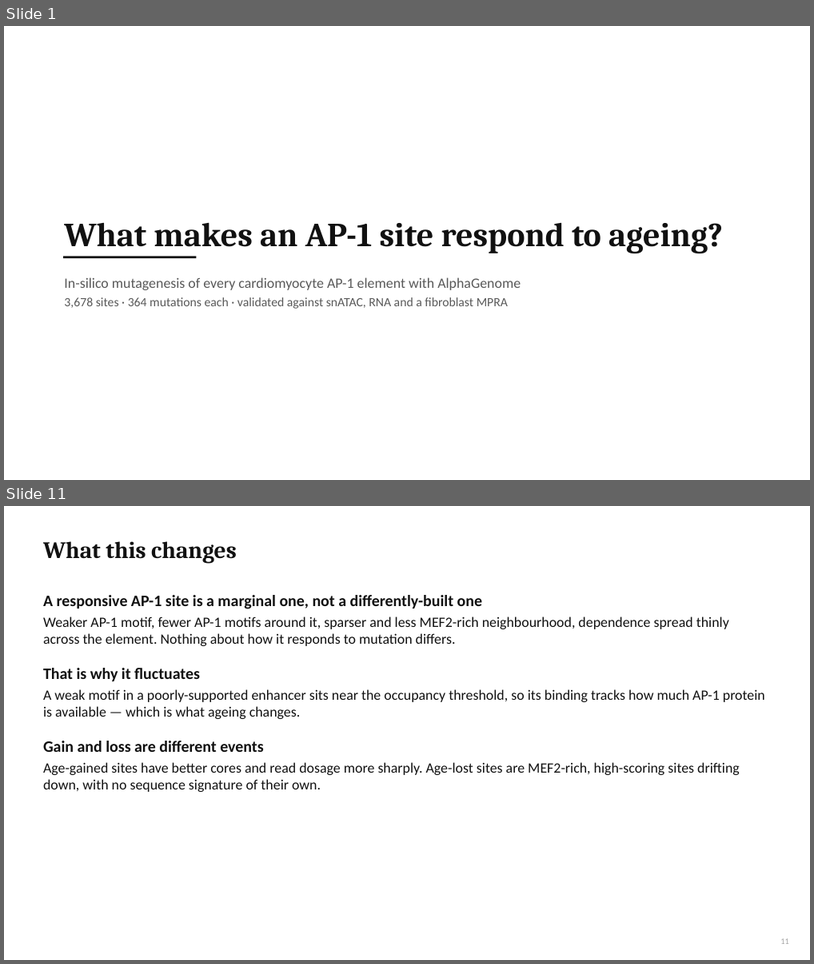
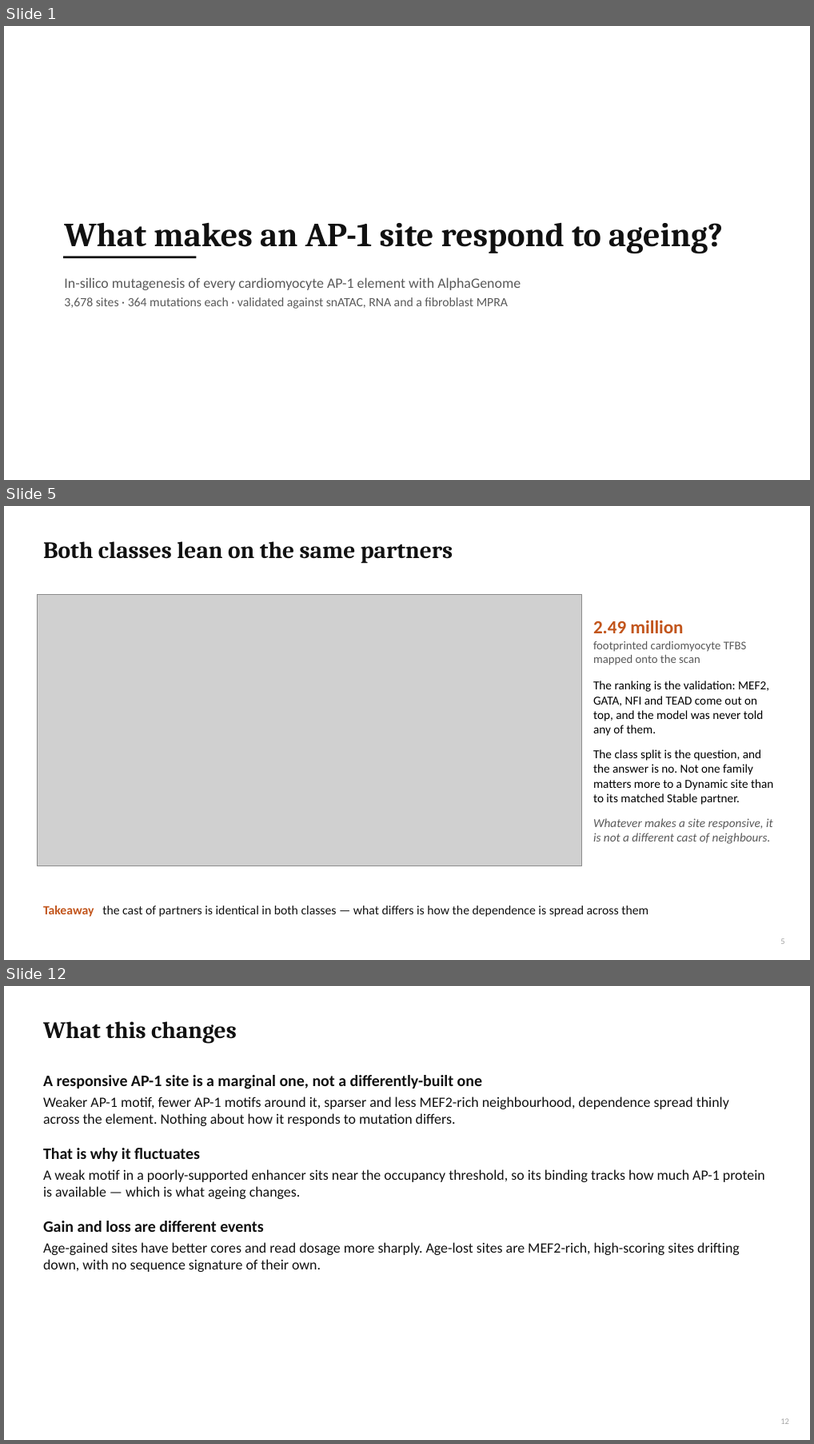
Before and after one commit to cytokine4242/Alpha_Genome_Ap1, a slide deck: Analysis/AP1_AlphaGenome_results.pptx. Shown one above the other, each under a label of ours: slides 1 and 11 before the commit, slides 1, 5 and 12 after it; the slides between them are not shown. The pictures are 814x964 and 814x1444 pixels, drawn with LibreOffice and Linux fonts; fonts in the diff are those of the drawing; grey boxes stand for pictures. Boxes give left, top, right and bottom in pixels: in the first picture for what was removed or moved away, otherwise in the second. Text is boxed around its words. In the diff, an @@ line names an element or a change of style, - is before the commit and + after.

```diff
--- a/Analysis/AP1_AlphaGenome_results.pptx
+++ b/Analysis/AP1_AlphaGenome_results.pptx
@@ slide 5 added at <box>4,506,810,960</box>, background #FFFFFF @@
@@ title added at <box>43,541,453,563</box>, 28 pt, text #111111, bold @@
+Both classes lean on the same partners
@@ picture added at <box>38,594,582,865</box> @@
@@ text added at <box>594,620,774,844</box>, 14.5 pt, text #000000 @@
+2.49 million
+footprinted cardiomyocyte TFBS mapped onto the scan
+The ranking is the validation: MEF2, GATA, NFI and TEAD come out on top, and the model was never told any of them.
+The class split is the question, and the answer is no. Not one family matters more to a Dynamic site than to its matched Stable partner.
+Whatever makes a site responsive, it is not a different cast of neighbours.
@@ text added at <box>43,905,649,916</box>, 15 pt, text #111111 @@
+Takeaway the cast of partners is identical in both classes — what differs is how the dependence is spread across them
@@ page number added at <box>781,938,785,944</box>, 10 pt, text #A6A6A6 @@
+5
@@ what was slide 11 is now slide 12 @@
```
Also in this commit, not shown: 5 slides changed, 4 other slides added, 4 slides removed, 44 other files.
